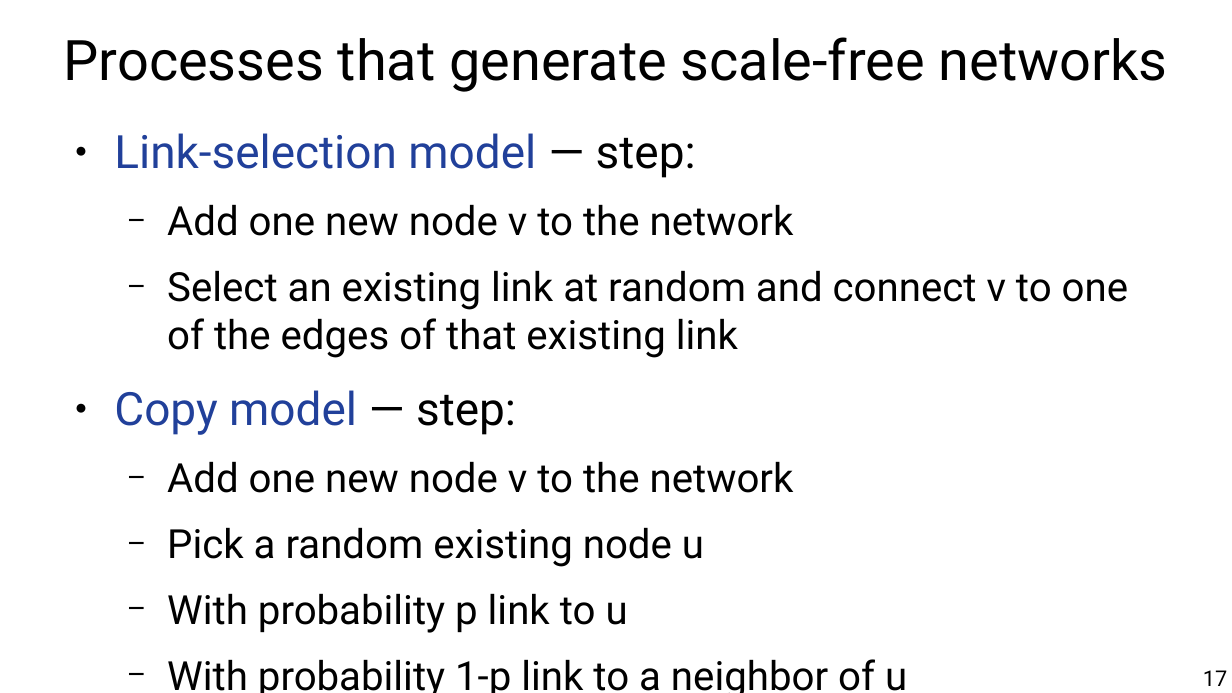
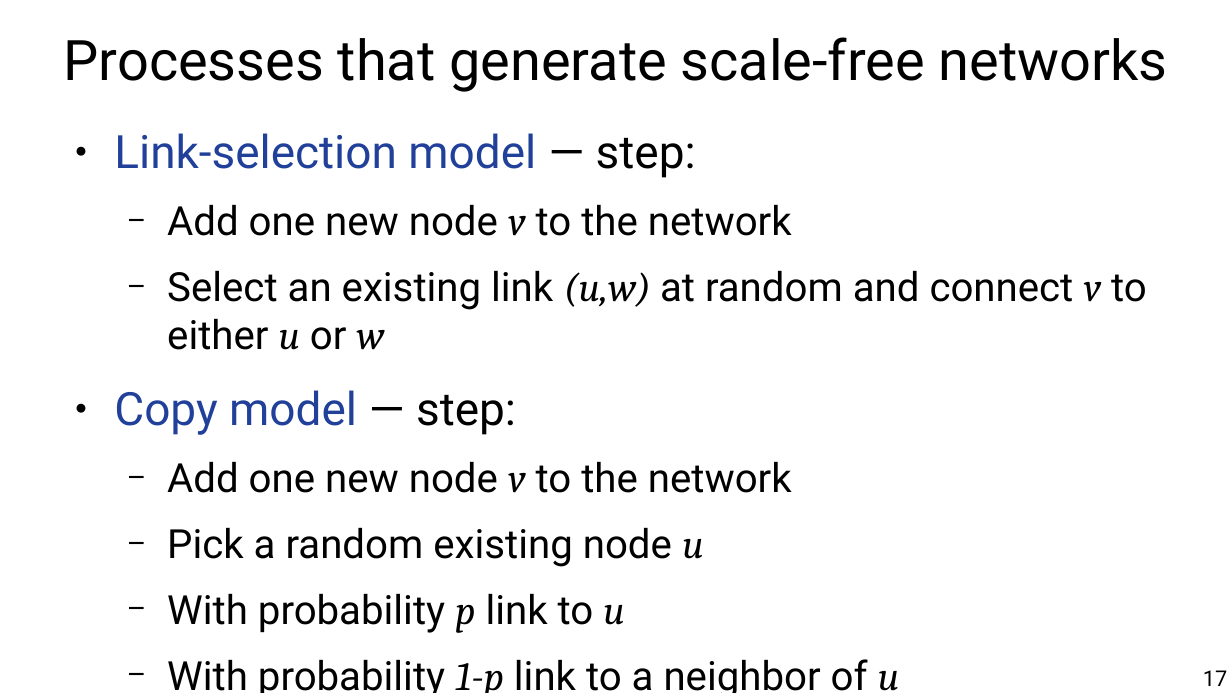
Before and after one commit to chatox/networks-science-course, a slide deck: slide 17 of theory/odp/tt12_degree_preferential_attachment.odp. Drawn at 1232x693 pixels with LibreOffice and Linux fonts; fonts in the diff are those of the drawing. Boxes give left, top, right and bottom in pixels: in the first picture for what was removed or moved away, otherwise in the second. Text is boxed around its words. In the diff, an @@ line names an element or a change of style, - is before the commit and + after.

```diff
--- a/theory/odp/tt12_degree_preferential_attachment.odp
+++ b/theory/odp/tt12_degree_preferential_attachment.odp
@@ text at box(167, 204, 899, 693): font Roboto to Cambria, italic on in "v", "v", "u", "p u" and 1 more places @@
@@ text at box(167, 270, 1147, 350): text changed @@
-  − Select an existing link at random and connect v to one of the edges of that existing link
+  − Select an existing link (u,w) at random and connect v to either u or w
```
Also in this commit, not shown: 14 other slides changed, 3 slides added, 2 slides removed, 1 other file.
